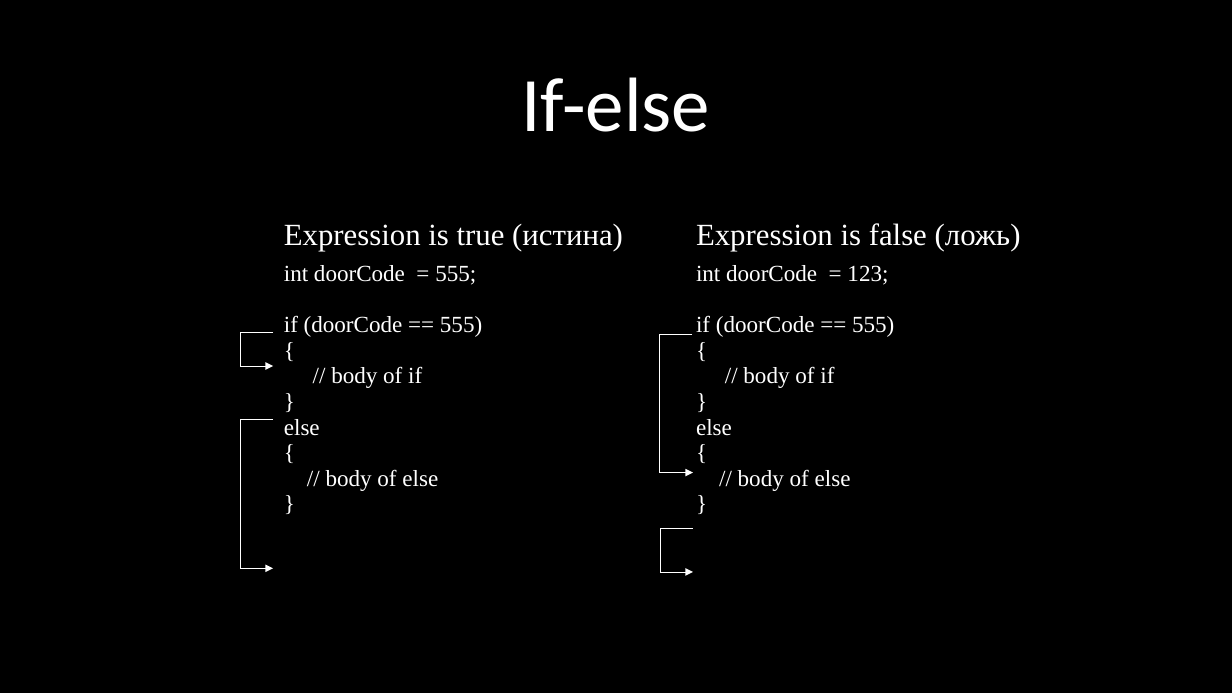
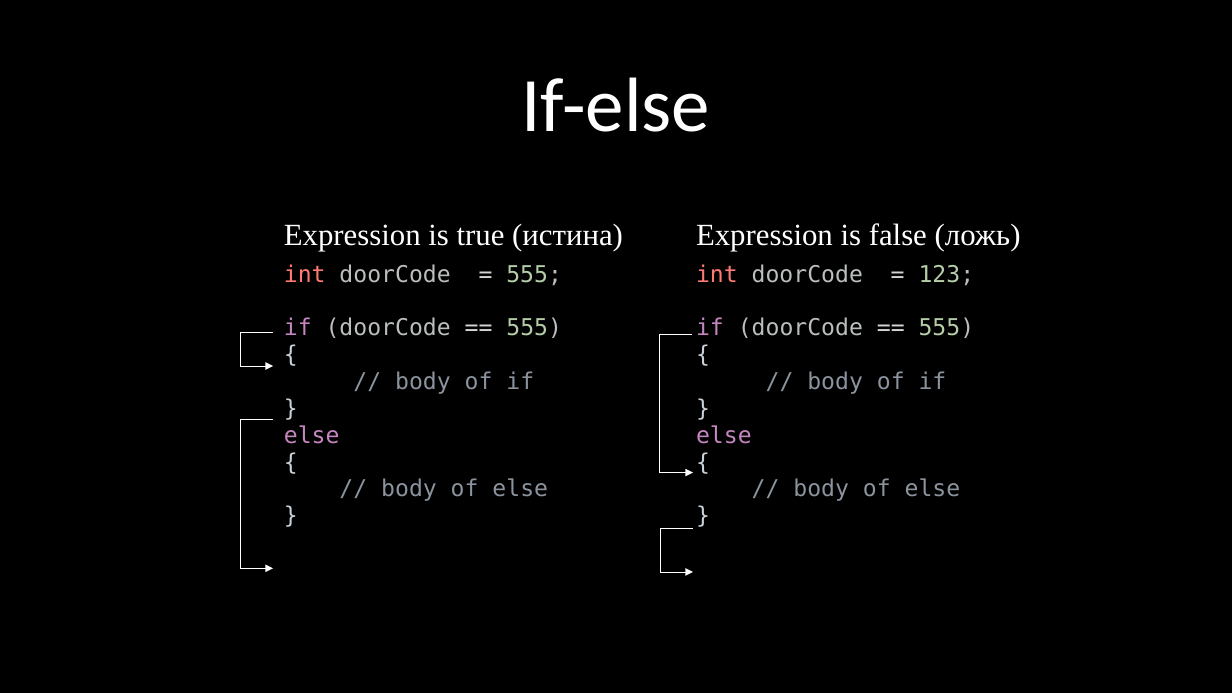
Before and after one commit to kruffka/C-Programming, a slide deck: slide 9 of 1_conditions/1_conditions.pptx. Drawn at 1232x693 pixels with LibreOffice and Linux fonts; fonts in the diff are those of the drawing. Boxes give left, top, right and bottom in pixels: in the first picture for what was removed or moved away, otherwise in the second. Text is boxed around its words. In the diff, an @@ line names an element or a change of style, - is before the commit and + after.

Commit message:
update 1 pptx

```diff
--- a/1_conditions/1_conditions.pptx
+++ b/1_conditions/1_conditions.pptx
@@ table at (274, 213, 1099, 601) @@
@@ font Times New Roman to DejaVu Sans Mono in "int doorCode = 555;", "if (doorCode == 555)", "{", "// body of if" and 14 more places @@
@@ text colour #FFFFFF to #FF7B72 in "int", "int" @@
@@ text colour #FFFFFF to #BBBEBF in "doorCode 555;", "(doorCode 555)", "doorCode 123;", "(doorCode 555)" @@
@@ text colour #FFFFFF to #D4D4D4 in "=", "==", "=", "==" @@
@@ text colour #FFFFFF to #B5CEA8 in "555;", "555)", "123;", "555)" @@
@@ text colour #FFFFFF to #C586C0 in "if", "else", "if", "else" @@
@@ text colour #FFFFFF to #C9D1D9 in "{", "}", "{", "}" and 4 more places @@
@@ text colour #FFFFFF to #8B949E in "// body of if", "// body of else", "// body of if", "// body of else" @@
```
Also in this commit, not shown: 4 other slides changed.
